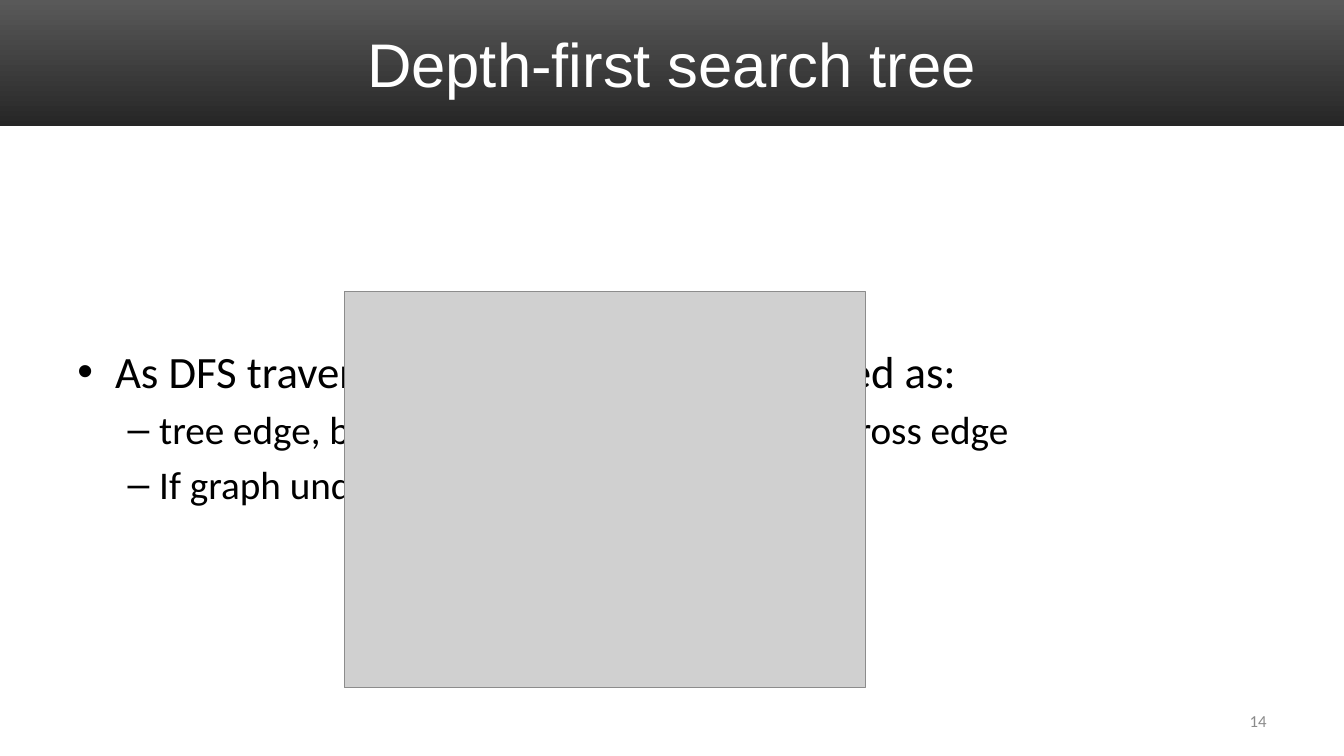
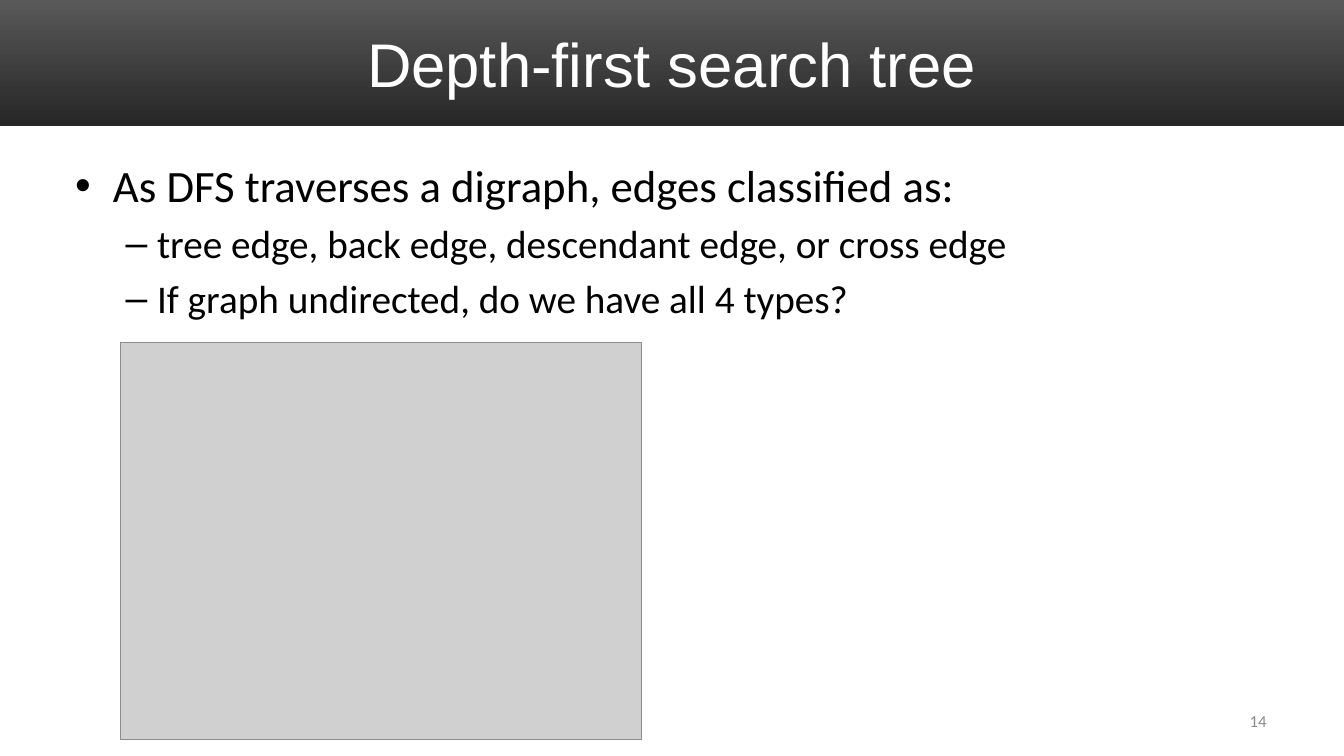
Before and after one commit to uva-cs/cs4102-f21, a slide deck: slide 14 of slides/graphs-dfs-f21.pptx. Drawn at 1344x756 pixels with LibreOffice and Linux fonts; fonts in the diff are those of the drawing; grey boxes stand for pictures. Boxes give left, top, right and bottom in pixels: in the first picture for what was removed or moved away, otherwise in the second. Text is boxed around its words. In the diff, an @@ line names an element or a change of style, - is before the commit and + after.

```diff
--- a/slides/graphs-dfs-f21.pptx
+++ b/slides/graphs-dfs-f21.pptx
@@ text "As DFS traverses a digraph, ..." rewrapped from (115, 351, 1009, 509) to (113, 171, 1007, 320) @@
@@ picture: place and size @@
-picture at (345, 291, 866, 689)
+picture at (120, 342, 641, 739)
```
Also in this commit, not shown: 7 other slides changed, 3 other files.
